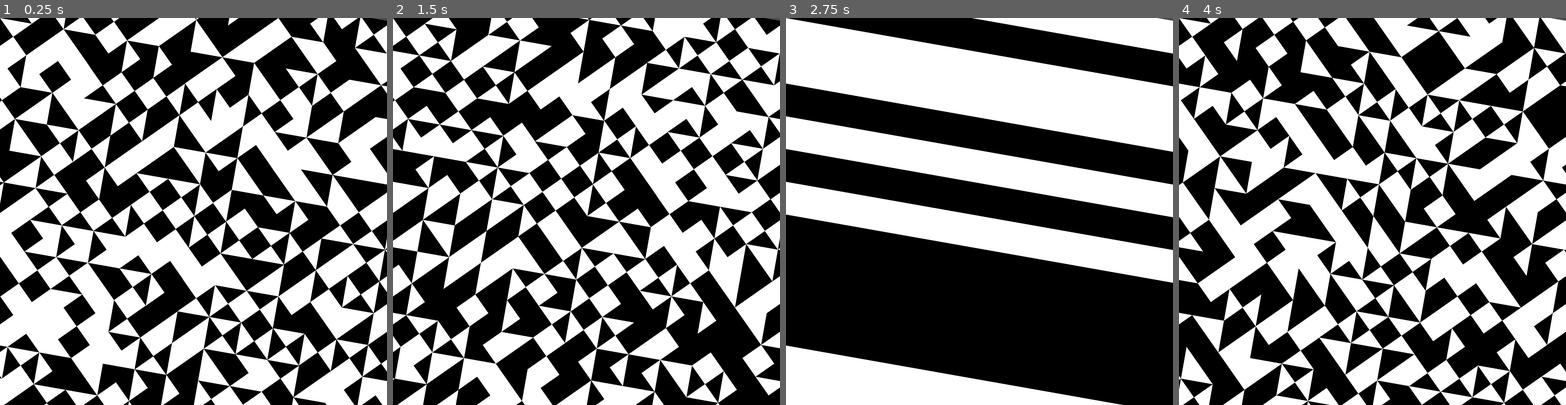
Above: before the commit, frames 1-4 (left to right).
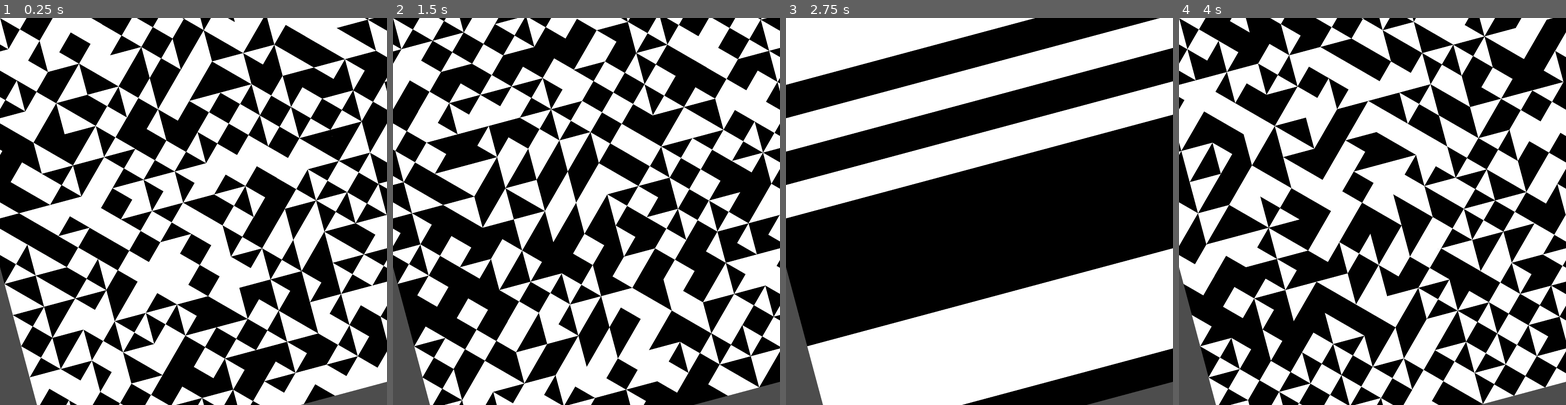
Above: after the commit, the same moments.

Repository: rio-raimundo/Sykora-painting-recreation
Game: Godot game, scene res://scenes/main.tscn
The game is run twice, just before and just after one commit, with the same random seed, the same clock (stepped at 60 frames per second) and the same inputs.
Inputs (mouse positions are in pixels of both pictures, inside the frame that each line leads up to):
- Up to frame 1 (0.25 s): no input
- Up to frame 2 (1.5 s): tap Enter at 0.5 s; move the mouse to (702, 21) at 0.52 s; tap P at 0.6 s; click (702, 21) at 0.67 s; tap Space at 1.25 s; move the mouse to (733, 29) at 1.27 s; hold S from 1.28 s (still down); tap R at 1.35 s; click (733, 29) at 1.42 s
- Up to frame 3 (2.75 s): tap Enter at 2 s; move the mouse to (1161, 33) at 2.02 s; release S at 2.03 s; tap H at 2.1 s; click (1161, 33) at 2.17 s
- Up to frame 4 (4 s): tap Space at 2.75 s; move the mouse to (1291, 21) at 2.77 s; tap C at 2.85 s; click (1291, 21) at 2.92 s; tap Enter at 3.5 s; move the mouse to (1326, 25) at 3.52 s; hold S from 3.53 s (still down); tap P at 3.6 s; click (1326, 25) at 3.67 s

The runs differ from the first frame. In frame 1, 55% of the frame differs, in the area x 0-100%, y 0-100%; in frame 2, 55%; in frame 3, 50%; in frame 4, 54%.

Commit message:
Slight cleanup

Diff:
--- a/scripts/grid.gd
+++ b/scripts/grid.gd
@@ -3,7 +3,7 @@
 # --- INITIALISE VARIABLES ---
 # Manually declared variables
 const N_CELLS: int = 12
-# const WORLD_ROTATION: float = -PI/12
+const WORLD_ROTATION: float = -15
 const N_SEMICIRCLE_SEGMENTS: int = 64
 const P_IS_WHITE = 0.5  # probability that a given row's background color is white
 
@@ -30,7 +30,7 @@
 # --- MAIN FUNCTIONS ---
 func _ready():
 	# Seed the random seed generator with a unique value
-	self.rotation_degrees = 10  #TODO centre the world around (0,0) so this rotate works
+	self.rotation_degrees = WORLD_ROTATION
 	randomize()
 	_update_viewport()
 
--- a/scripts/patterns_list.gd
+++ b/scripts/patterns_list.gd
@@ -1,8 +1,9 @@
 # STORES ALL OF THE OPTIONS FOR SHAPE PATTERNS
+# Added as singleton
 # https://diplomkyavu.cz/en/2019/martina-salonova new pattern (triangles?)
 extends Node2D
+const BASE_PATH = "res://assets/shapes/"
 
-const BASE_PATH = "res://assets/shapes/"
 
 # --- INITIALISE CLASSES TO HELP WITH PATTERN GENERATION ---
 # Class of legal PatternNames, for reference
@@ -21,7 +22,6 @@
 		load_patterns_from_folder(PatternNames.TRIANGLES1)
 	),
 }
-
 
 
 # --- HELPER METHODS ---
@@ -49,68 +49,3 @@
 		filename = dir.get_next()
 
 	return textures
-
-
-
-
-
-
-# # --- SEMICIRCLE GENERATION ---
-# func _handle_semicircles():
-# 	# We initialise variables related to the drawing of semicircle patterns here
-# 	const N_PATTERNS = 4
-# 	const STARTING_PROBABILITIES = [0.5, 0.1, 0.2, 0.2]
-# 	const N_SEGMENTS = 32
-
-# 	# The only argument to our draw function can be the grid square instance g
-# 	# Because we also have a defined number of segments, we will wrap the draw_semicircle_pattern function so the only argument is g
-# 	var _draw_pattern = func(node, g: GridSquare, world_rotation): _draw_semicircle_pattern(node, g, world_rotation, N_SEGMENTS)
-# 	return Pattern.new(N_PATTERNS, STARTING_PROBABILITIES, _draw_pattern)
-
-
-""" Works by drawing one of the two semicircle patterns. """
-# func _draw_semicircle_pattern(node, g: GridSquare, world_rotation, n_segments_to_draw: int):
-
-# 	# Assign the rotations
-# 	var sc_centres
-# 	var sc_rotations
-
-# 	match g.current_pattern_idx:
-# 		0:
-# 			sc_centres = [g.position + Vector2(0, 0.25*g.size)]
-# 			sc_rotations = [PI]  # needs to be PI to be against edge, not entirely sure why
-# 		1:
-# 			sc_centres = [g.position - Vector2(0, 0.25*g.size), g.position + Vector2(0, 0.25*g.size)]
-# 			sc_rotations = [PI, PI]
-# 		2:
-# 			sc_centres = [g.position - Vector2(0, 0.25*g.size), g.position + Vector2(0, 0.25*g.size)]
-# 			sc_rotations = [0, PI]
-# 		3:
-# 			sc_centres = [g.position - Vector2(0, 0.25*g.size), g.position + Vector2(0, 0.25*g.size)]
-# 			sc_rotations = [PI, 0]
-
-# 	for sc_idx in range(len(sc_centres)):
-# 		var points = _gen_semicircle_points(sc_centres[sc_idx], g.size/2, sc_rotations[sc_idx], n_segments_to_draw)
-
-# 		# Rotate around the centre of the SQUARE by the base rotation
-# 		for idx in range(len(points)): points[idx] = Helpers.rotate_by(points[idx], g.orientation + world_rotation, g.position)
-# 		node.draw_colored_polygon(points, Helpers.to_color(!g.is_white))
-
-# func _gen_semicircle_points(
-# 	centre: Vector2,
-# 	radius: float,
-# 	orientation: float,
-# 	n_segments: int
-# ):
-# 	var circle_centre = centre - Vector2(0, 0.25*radius*2)
-# 	var points = []
-
-# 	# Divide pi degrees into s segments, draw over half a circle
-# 	for i in range(n_segments + 1):
-# 		var angle = PI * i / n_segments  # 0 to π
-# 		var base_point = circle_centre + Vector2(cos(angle), sin(angle)) * radius
-
-# 		# Rotate the point by the given orientation
-# 		points.append(Helpers.rotate_by(base_point, orientation, centre))
-
-# 	return points
